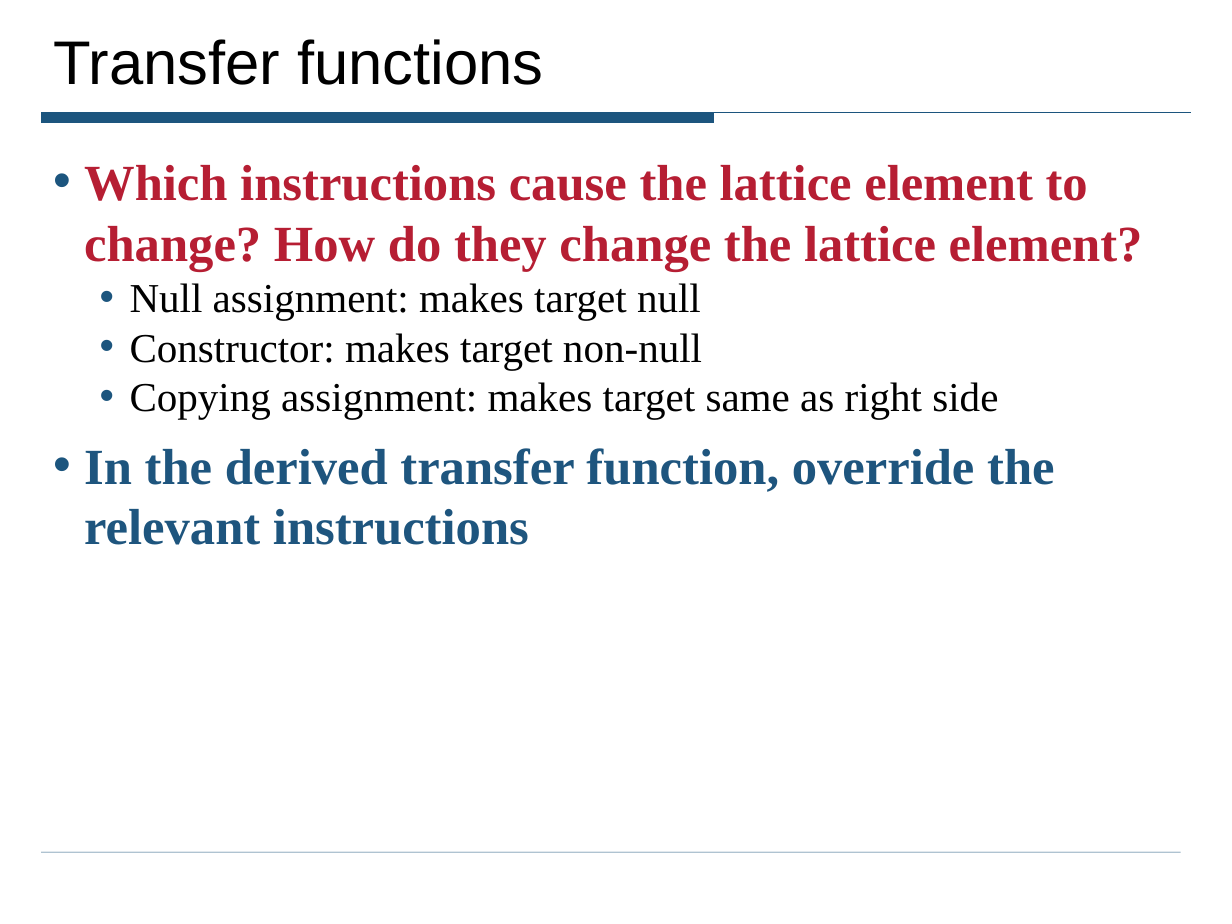
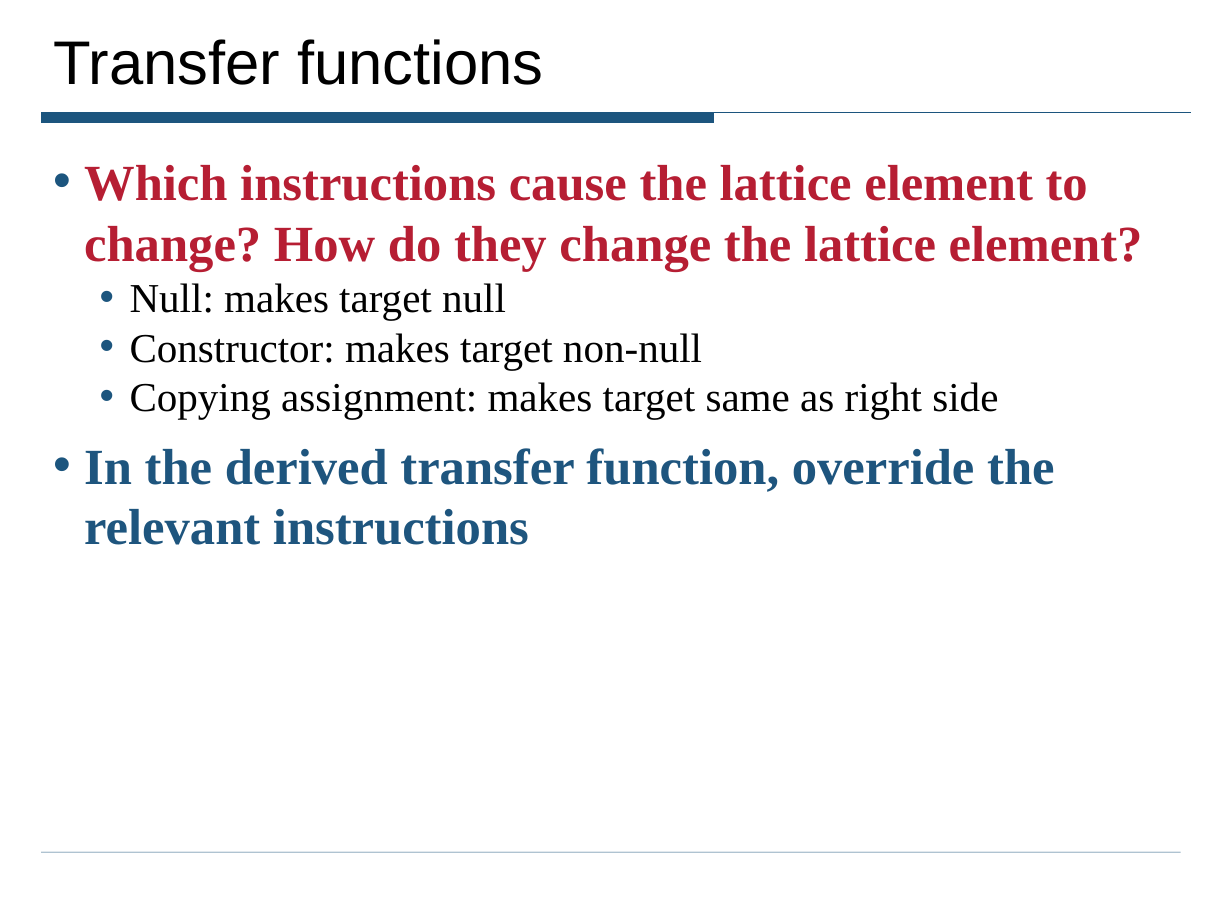
Before and after one commit to ciera/crystalsaf, a slide deck: slide 23 of TutorialExamples/CrystalTutorial.ppt. Drawn at 1232x924 pixels with LibreOffice and Linux fonts; fonts in the diff are those of the drawing. Boxes give left, top, right and bottom in pixels: in the first picture for what was removed or moved away, otherwise in the second. Text is boxed around its words. In the diff, an @@ line names an element or a change of style, - is before the commit and + after.

```diff
--- a/TutorialExamples/CrystalTutorial.ppt
+++ b/TutorialExamples/CrystalTutorial.ppt
@@ text at box(130, 283, 506, 320): text changed @@
-  • Null assignment: makes target null
+  • Null: makes target null
```
Also in this commit, not shown: 7 other slides changed.
